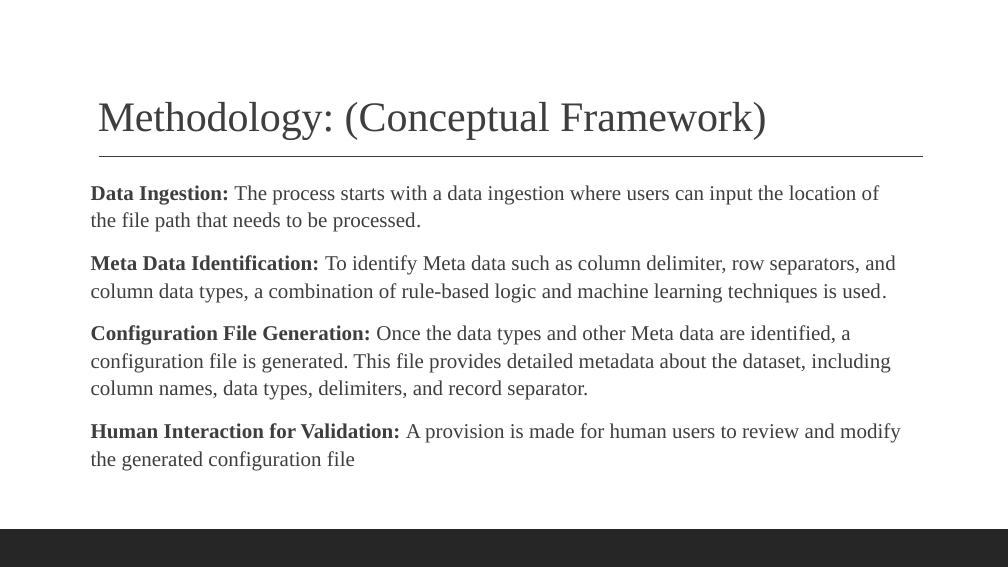
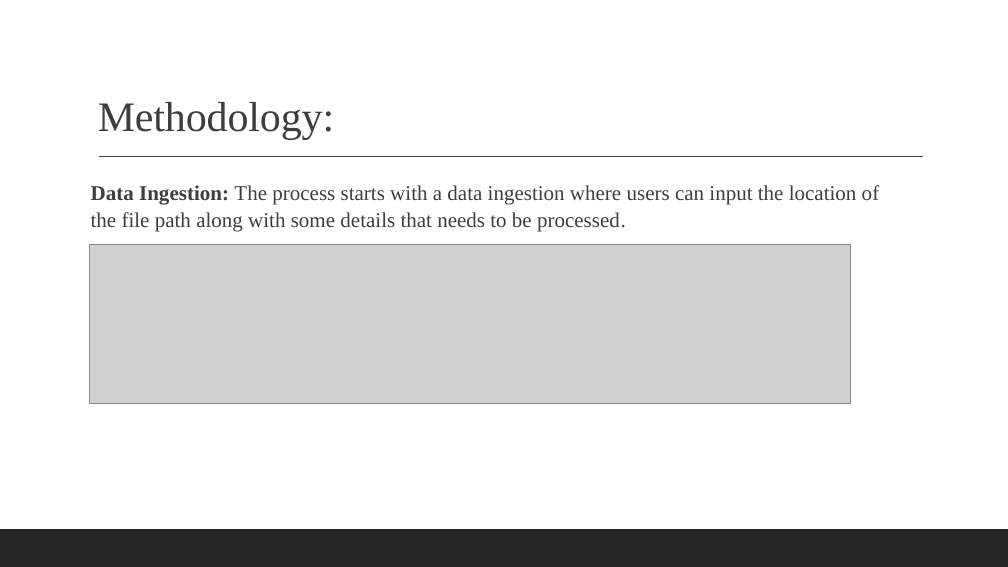
Before and after one commit to MeePks/ETL-AI-Schema-Detection, a slide deck: slide 6 of Documentation/ETLautomationPresentation.pptx. Drawn at 1008x567 pixels with LibreOffice and Linux fonts; fonts in the diff are those of the drawing; grey boxes stand for pictures. Boxes give left, top, right and bottom in pixels: in the first picture for what was removed or moved away, otherwise in the second. Text is boxed around its words. In the diff, an @@ line names an element or a change of style, - is before the commit and + after.

```diff
--- a/Documentation/ETLautomationPresentation.pptx
+++ b/Documentation/ETLautomationPresentation.pptx
@@ title at [98, 102, 334, 139]: text changed @@
-Methodology: (Conceptual Framework)
+Methodology:
@@ text at [91, 185, 880, 232]: text changed @@
-Data Ingestion: The process starts with a data ingestion where users can input the location of the file path that needs to be processed.
-Meta Data Identification: To identify Meta data such as column delimiter, row separators, and column data types, a combination of rule-based logic and machine learning techniques is used.
-Configuration File Generation: Once the data types and other Meta data are identified, a configuration file is generated. This file provides detailed metadata about the dataset, including column names, data types, delimiters, and record separator.
-Human Interaction for Validation: A provision is made for human users to review and modify the generated configuration file
+Data Ingestion: The process starts with a data ingestion where users can input the location of the file path along with some details that needs to be processed.
@@ picture added at [90, 245, 851, 404] @@
```
Also in this commit, not shown: 2 other slides changed, 4 slides added, 2 slides removed, 2 other files.
